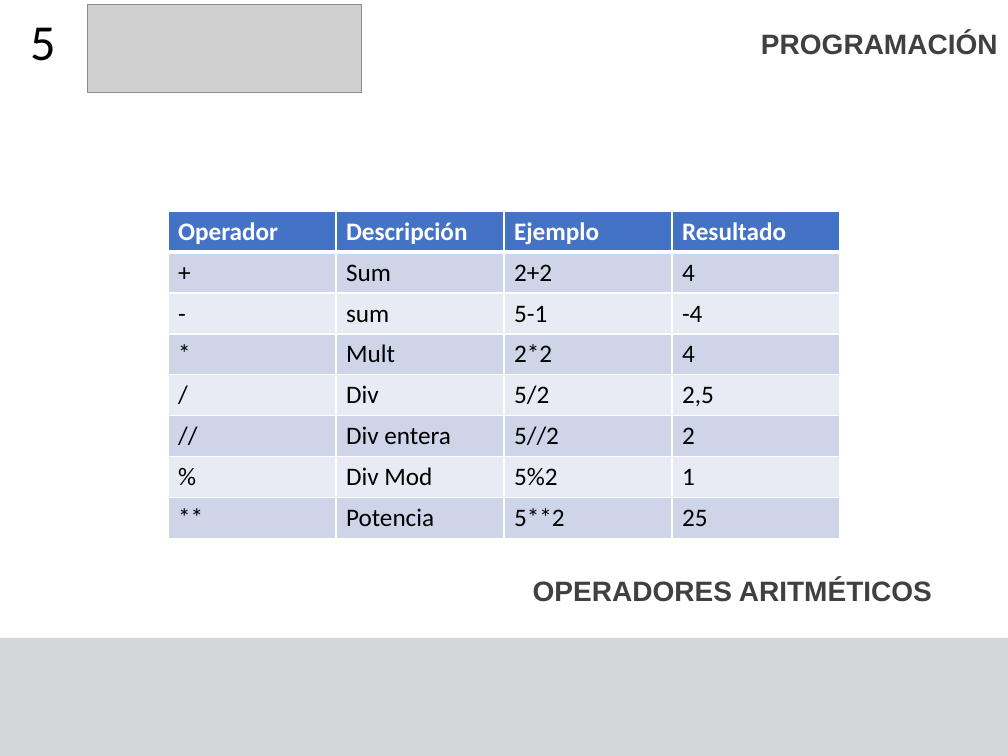
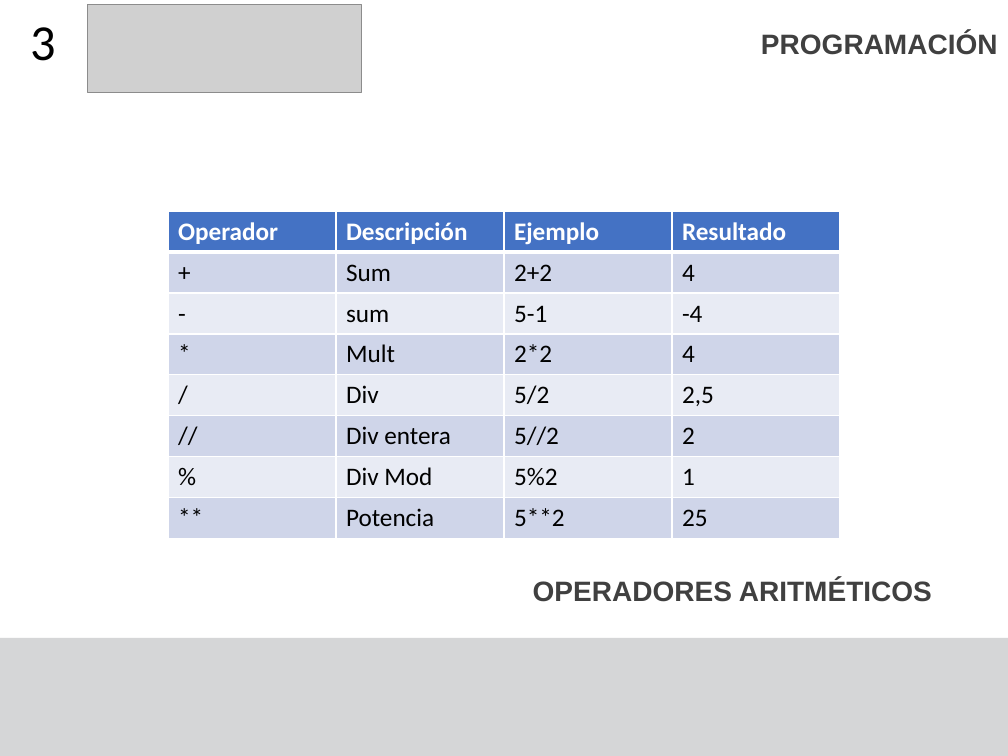
Before and after one commit to F4bian1012/Intro_Programacion, a slide deck: slide 3 of Sesion_2/Tipos de datos.pptx (slide 6 before the commit). Drawn at 1008x756 pixels with LibreOffice and Linux fonts; fonts in the diff are those of the drawing; grey boxes stand for pictures. Boxes give left, top, right and bottom in pixels: in the first picture for what was removed or moved away, otherwise in the second. Text is boxed around its words. In the diff, an @@ line names an element or a change of style, - is before the commit and + after.

```diff
--- a/Sesion_2/Tipos de datos.pptx
+++ b/Sesion_2/Tipos de datos.pptx
@@ title at <box>30,27,56,61</box>: text changed @@
-5
+3
```
Also in this commit, not shown: 7 other slides changed, 3 slides removed, 1 other file.
